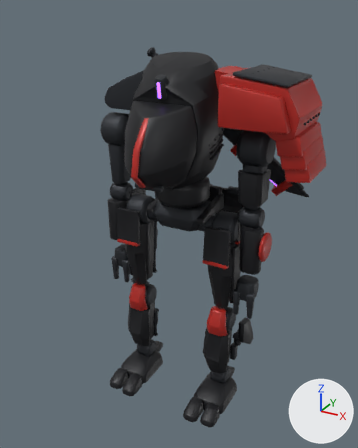
One commit to the Blender file tf2/expansion/titan/model/v3/L/Titan_L2.blend: the scene before it, then after it.
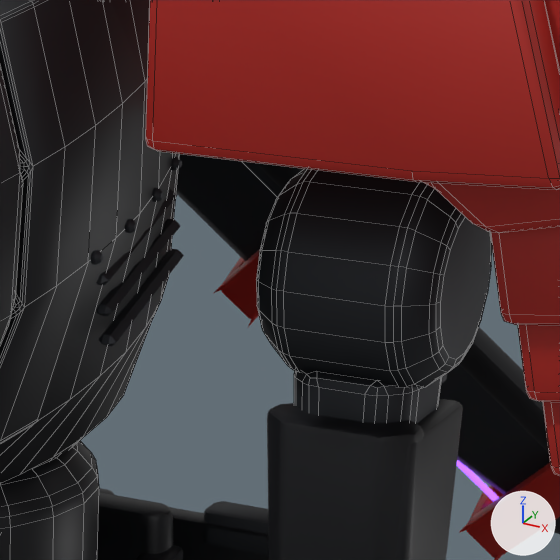
The first picture shows the older version from a 50 mm lens placed at (3.59, -6.65, 6.48), pointed at (0.11, -0.31, 3.31). The close-ups show the older and then the newer version on the part from 54% to 80% of the width and 23% to 44% of the height of that picture. Only the edits that show in the close-ups are written down. Arrows for +X, +Y and +Z are at lower right; the lights stay in place. The close-ups show mesh edges as thin lines.

In view in the first close-up: 'L2_Collar', 'L2_Pauldron_L', 'L2_Pauldron_Lames_L', 'L2_Rack', 'L2_Rack_Clamps', 'L2_Sword_Blade', 'L2_Torso_Upper', 'L2_UpperArm_Hub_L', 'L2_UpperArm_L', 'L2_UpperArm_Plate_L', 'L2_UpperArm_Side_L', 'L2_Waist' and 8 more.
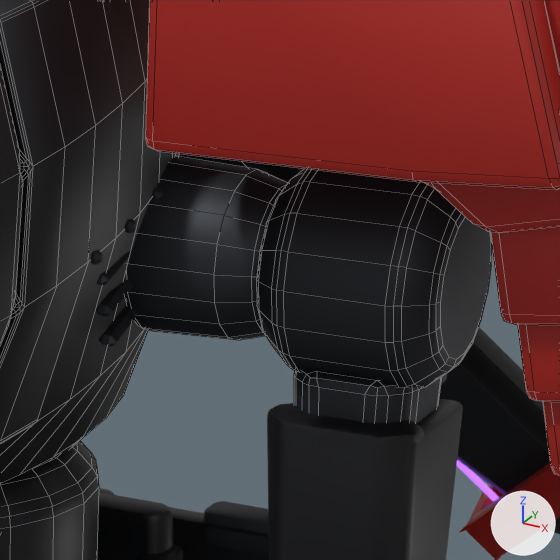
Where the newer file only moved an object's origin or applied its transform, the numbers keep the older frame.

The change, as a diff of the scene's bpy script:
```diff
--- a/tf2/expansion/titan/model/v3/L/Titan_L2.blend.py
+++ b/tf2/expansion/titan/model/v3/L/Titan_L2.blend.py
@@ me_l2_shoulder_socket_l @@
+me_l2_shoulder_socket_l.from_pydata(...)  # 126 vertices, 110 faces; spans x 0.62..0.975, y -0.219..0.219, z 0.424..0.856
+me_l2_shoulder_socket_l.polygons.foreach_set('use_smooth', [True] * 110)
+me_l2_shoulder_socket_l.materials.append(mat_mat_frame)  # dark grey #34373c
@@ ob_l2_shoulder_socket_l @@
+ob_l2_shoulder_socket_l = bpy.data.objects.new('L2_Shoulder_Socket_L', me_l2_shoulder_socket_l)
+ob_l2_shoulder_socket_l.parent = ob_j_torso
+ob_l2_shoulder_socket_l.location = (0.0, 0.0, 0.0)
```

Changed parts and their boxes (x1, y1, x2, y2) in the close-ups (560 x 560 px):
'L2_Shoulder_Socket_L', added: after (125, 156, 288, 340)
